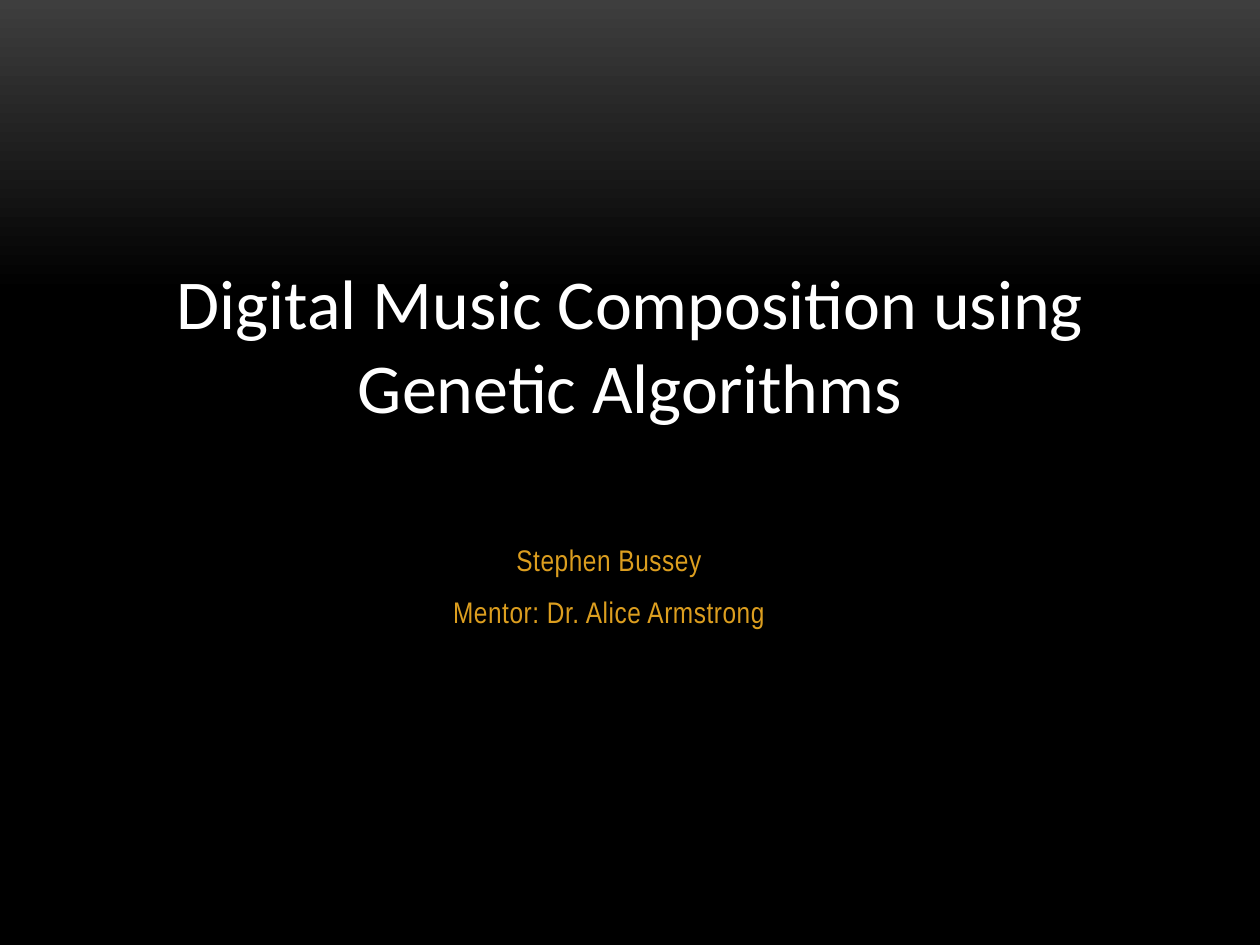
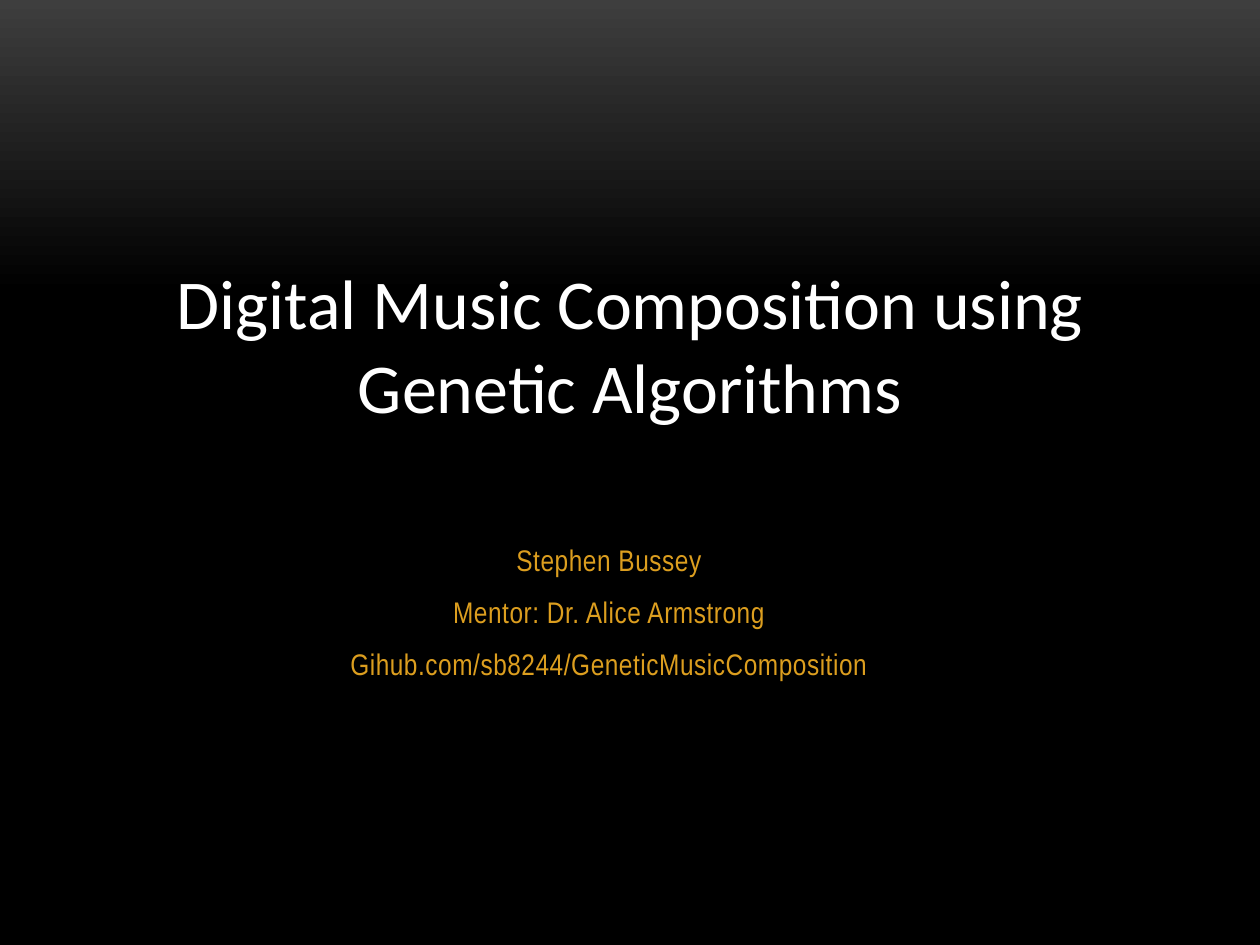
Before and after one commit to sb8244/GeneticMusicComposition, a slide deck: slide 1 of Ship Final Presentation - Digital Music Composition using Genetic Algorithms.pptx. Drawn at 1260x945 pixels with LibreOffice and Linux fonts; fonts in the diff are those of the drawing; background and template pictures are left out. Boxes give left, top, right and bottom in pixels: in the first picture for what was removed or moved away, otherwise in the second. Text is boxed around its words. In the diff, an @@ line names an element or a change of style, - is before the commit and + after.

Commit message:
modify final presentation for Honors Seminar

```diff
--- a/Ship Final Presentation - Digital Music Composition using Genetic Algorithms.pptx
+++ b/Ship Final Presentation - Digital Music Composition using Genetic Algorithms.pptx
@@ subtitle at (x1=350, y1=653, x2=866, y2=681): paragraph added @@
+Gihub.com/sb8244/GeneticMusicComposition
```
